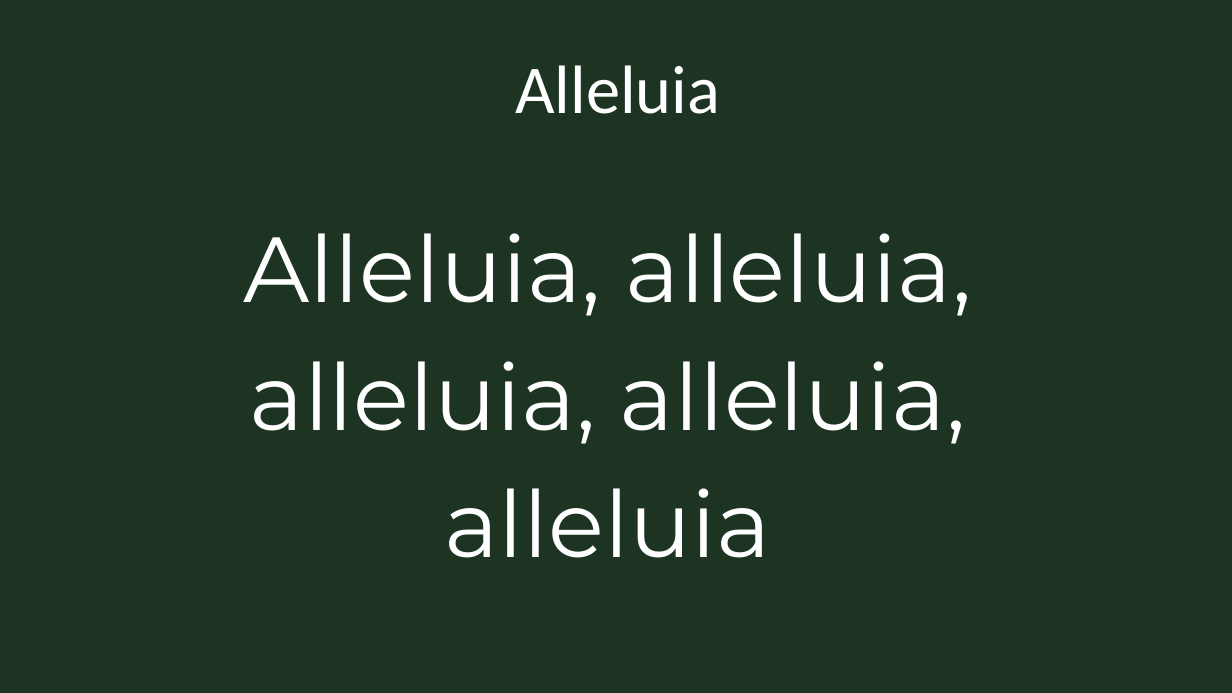
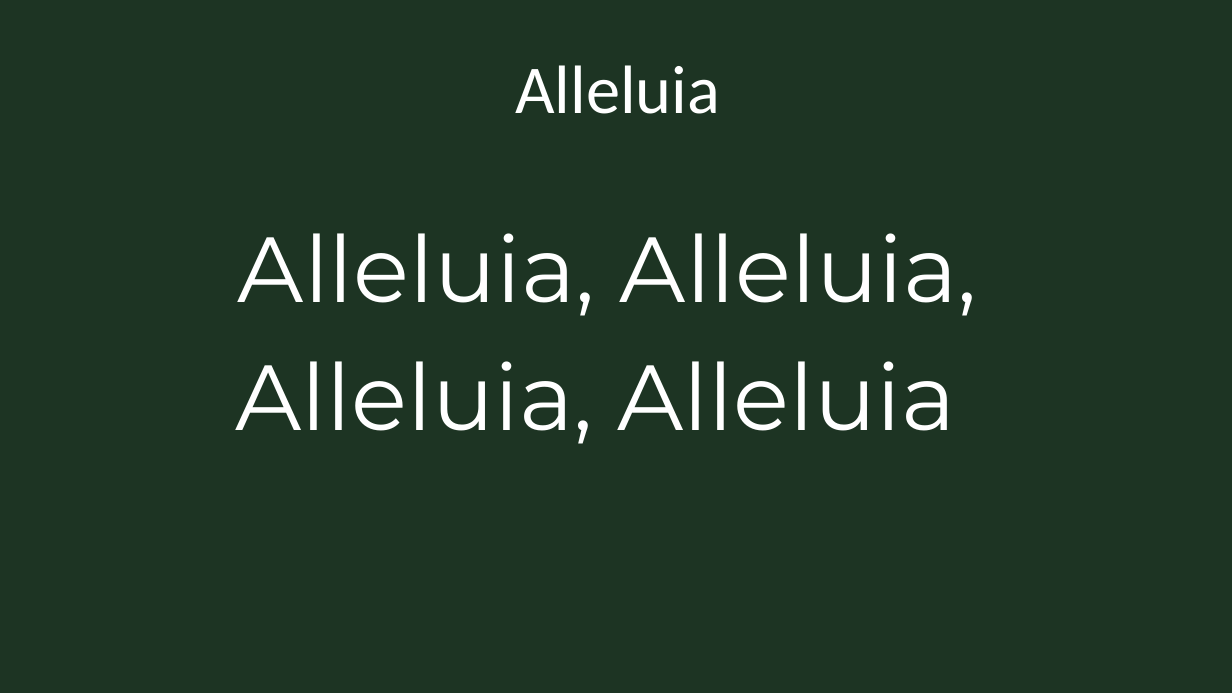
Before and after one commit to laurensius/Slide_Misa_KRC, a slide deck: slide 38 of 2021 01 tanggal 23 -24/Bahasa Indonesia edited.pptx. Drawn at 1232x693 pixels with LibreOffice and Linux fonts; fonts in the diff are those of the drawing. Boxes give left, top, right and bottom in pixels: in the first picture for what was removed or moved away, otherwise in the second. Text is boxed around its words. In the diff, an @@ line names an element or a change of style, - is before the commit and + after.

```diff
--- a/2021 01 tanggal 23 -24/Bahasa Indonesia edited.pptx
+++ b/2021 01 tanggal 23 -24/Bahasa Indonesia edited.pptx
@@ text at (235, 233, 978, 444): text changed @@
-Alleluia, alleluia, alleluia, alleluia, alleluia
+Alleluia, Alleluia, Alleluia, Alleluia
```
Also in this commit, not shown: 1 other slide changed, 17 other files.
